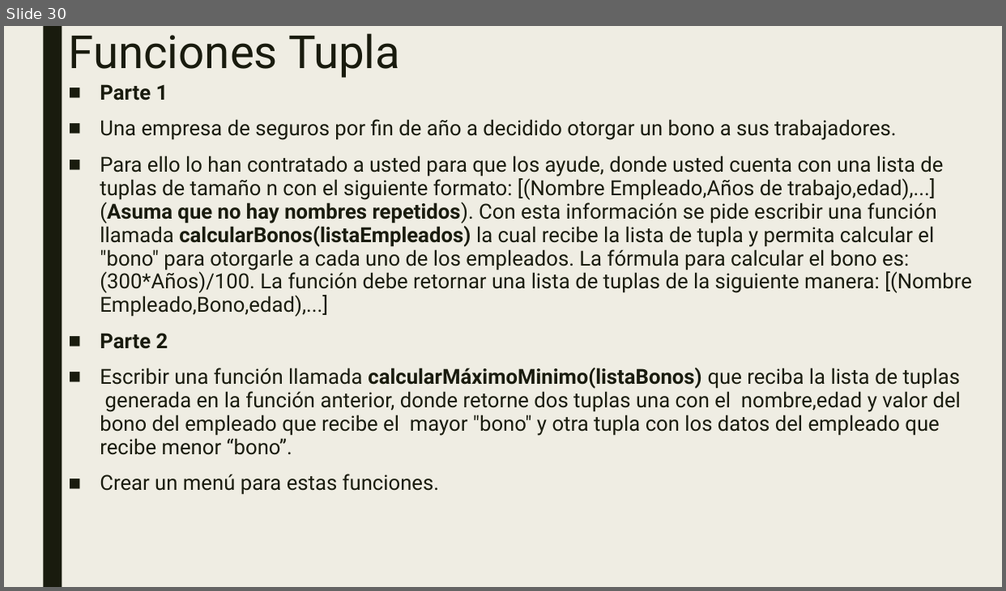
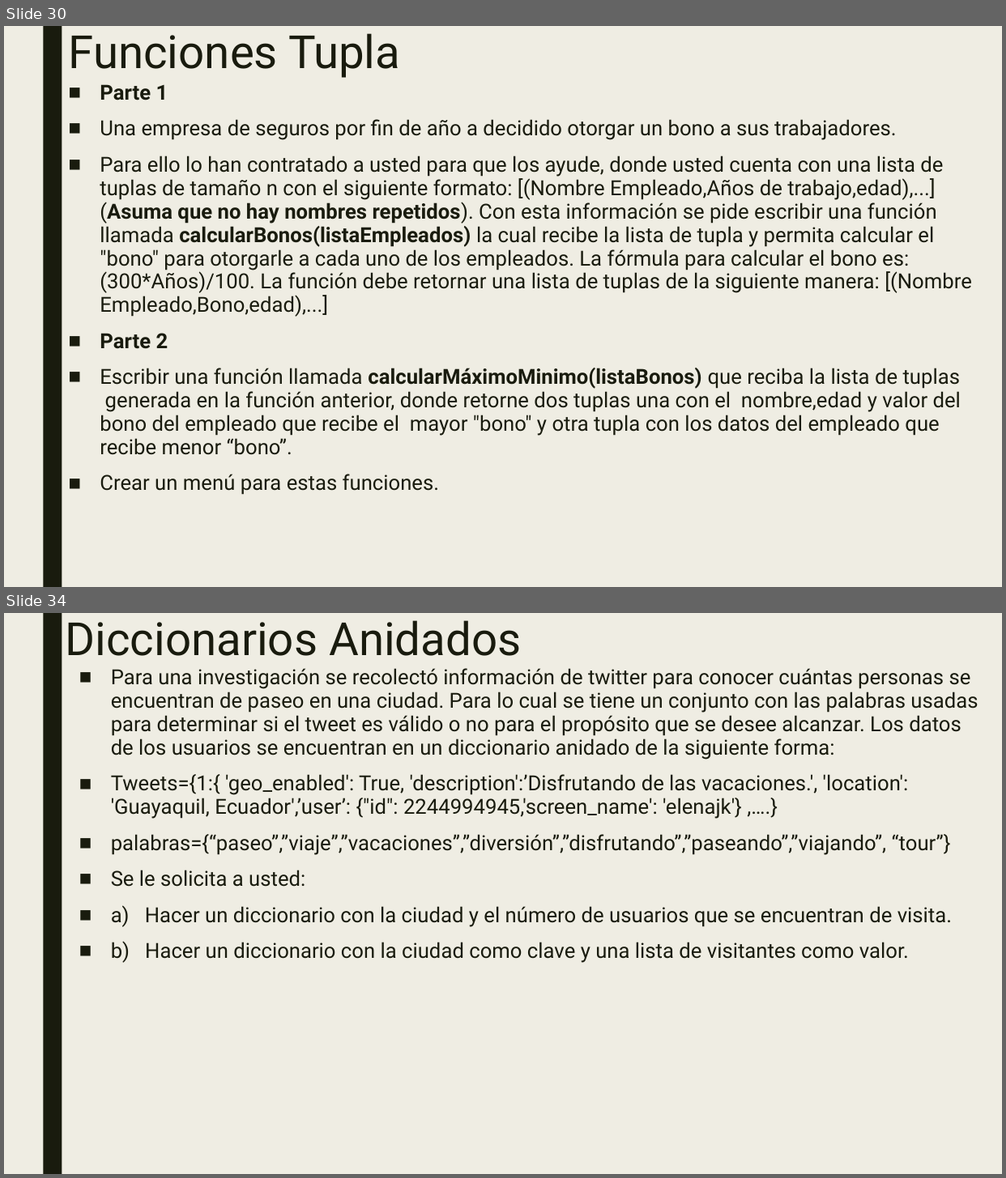
Before and after one commit to Scrainer/Ayudantias-F.Programacion, a slide deck: Ejercicios/Ejercicios.pptx. Shown one above the other, each under a label of ours: slide 30 before the commit, slides 30 and 34 after it; the slides between them are not shown. The pictures are 1006x591 and 1006x1178 pixels, drawn with LibreOffice and Linux fonts; fonts in the diff are those of the drawing. Boxes give left, top, right and bottom in pixels: in the first picture for what was removed or moved away, otherwise in the second. Text is boxed around its words. In the diff, an @@ line names an element or a change of style, - is before the commit and + after.

```diff
--- a/Ejercicios/Ejercicios.pptx
+++ b/Ejercicios/Ejercicios.pptx
@@ slide 34 added at [4,613,1002,1174], background #EFEDE3; not listed: 1 template element that a slide beside it also shows @@
@@ title added at [66,620,521,656], 44 pt, text #191B0E @@
+Diccionarios Anidados
@@ text added at [111,668,978,963], 20 pt, text #191B0E @@
+■ Para una investigación se recolectó información de twitter para conocer cuántas personas se encuentran de paseo en una ciudad. Para lo cual se tiene un conjunto con las palabras usadas para determinar si el tweet es válido o no para el propósito que se desee alcanzar. Los datos de los usuarios se encuentran en un diccionario anidado de la siguiente forma:
+■ Tweets={1:{ 'geo_enabled': True, 'description':’Disfrutando de las vacaciones.', 'location': 'Guayaquil, Ecuador',’user’: {"id": 2244994945,'screen_name': 'elenajk'} ,….}
+■ palabras={“paseo”,”viaje”,”vacaciones”,”diversión”,”disfrutando”,”paseando”,”viajando”, “tour”}
+■ Se le solicita a usted:
+■ a) Hacer un diccionario con la ciudad y el número de usuarios que se encuentran de visita.
+■ b) Hacer un diccionario con la ciudad como clave y una lista de visitantes como valor.
```
Also in this commit, not shown: 3 other slides added, 4 other files.
